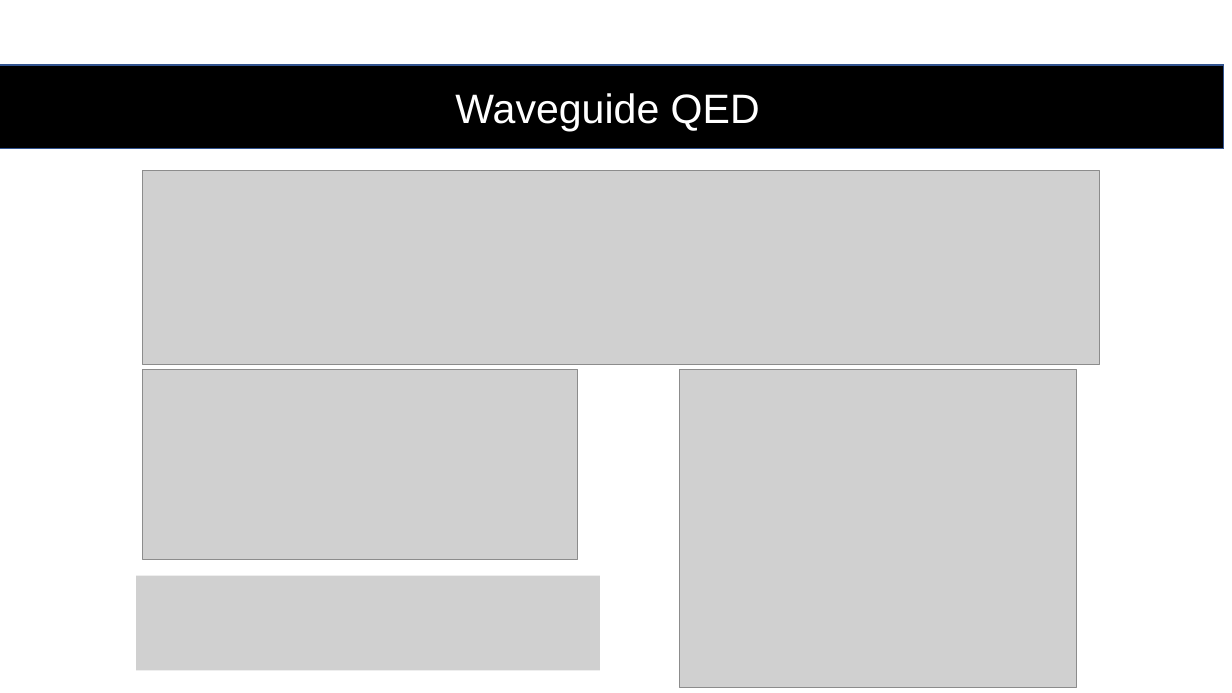
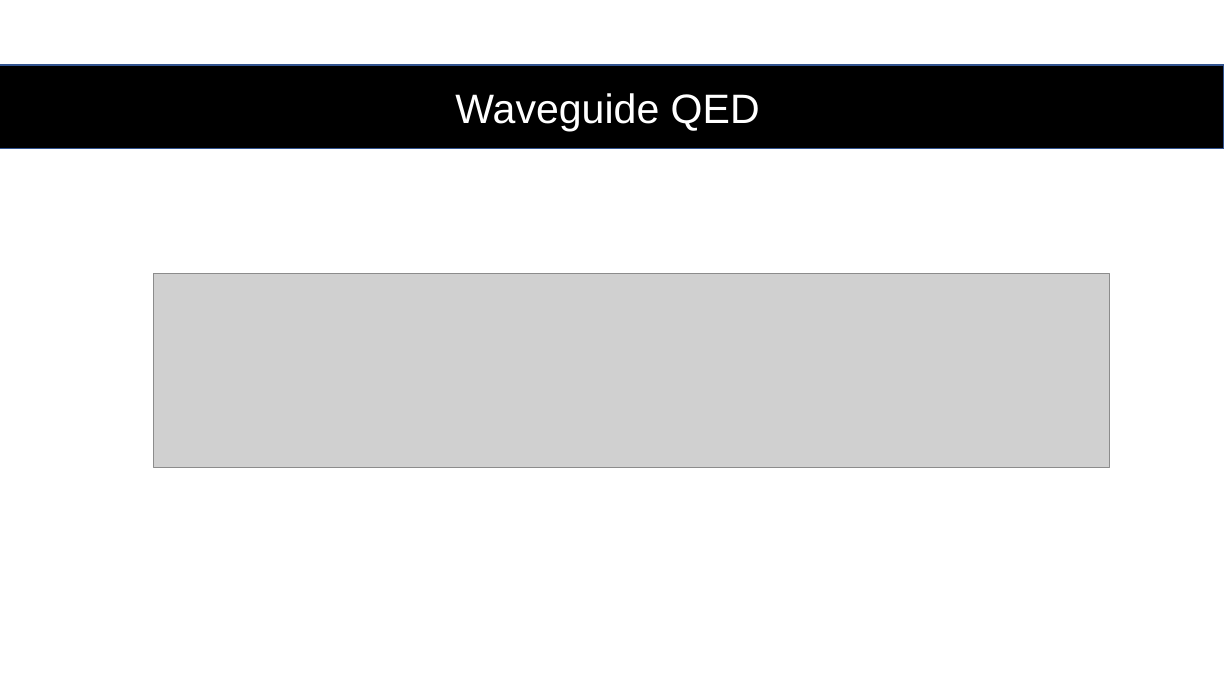
Before and after one commit to youjieyu888/circular-waveguide, a slide deck: slide 5 of Jieyu You.pptx (slide 6 before the commit). Drawn at 1232x693 pixels with LibreOffice and Linux fonts; fonts in the diff are those of the drawing; grey boxes stand for pictures. Boxes give left, top, right and bottom in pixels: in the first picture for what was removed or moved away, otherwise in the second. Text is boxed around its words. In the diff, an @@ line names an element or a change of style, - is before the commit and + after.

```diff
--- a/Jieyu You.pptx
+++ b/Jieyu You.pptx
@@ picture: place and size @@
-picture at (143,171,1100,365)
+picture at (153,274,1110,468)
@@ picture removed at (143,370,579,559) @@
@@ picture removed at (679,370,1077,688) @@
@@ picture removed at (136,576,600,671) @@
```
Also in this commit, not shown: 7 other slides changed, 8 slides added, 1 slide removed.
